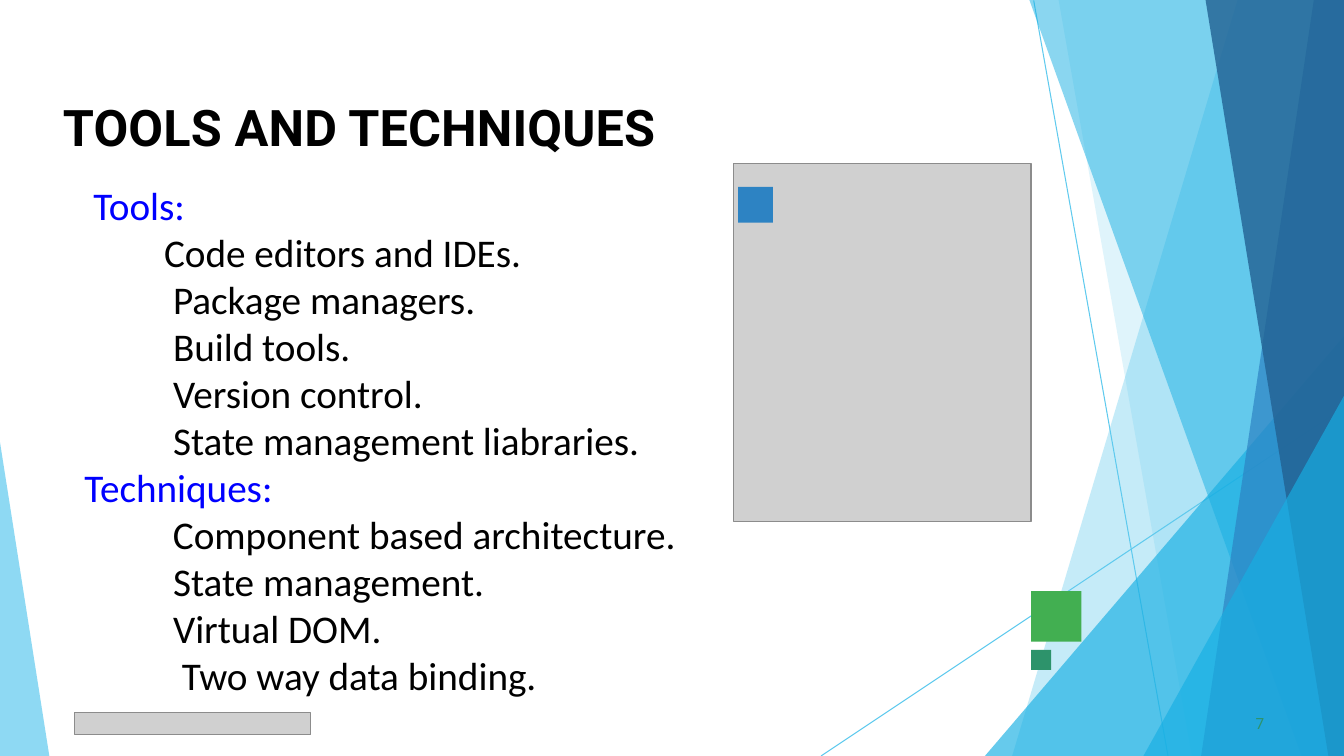
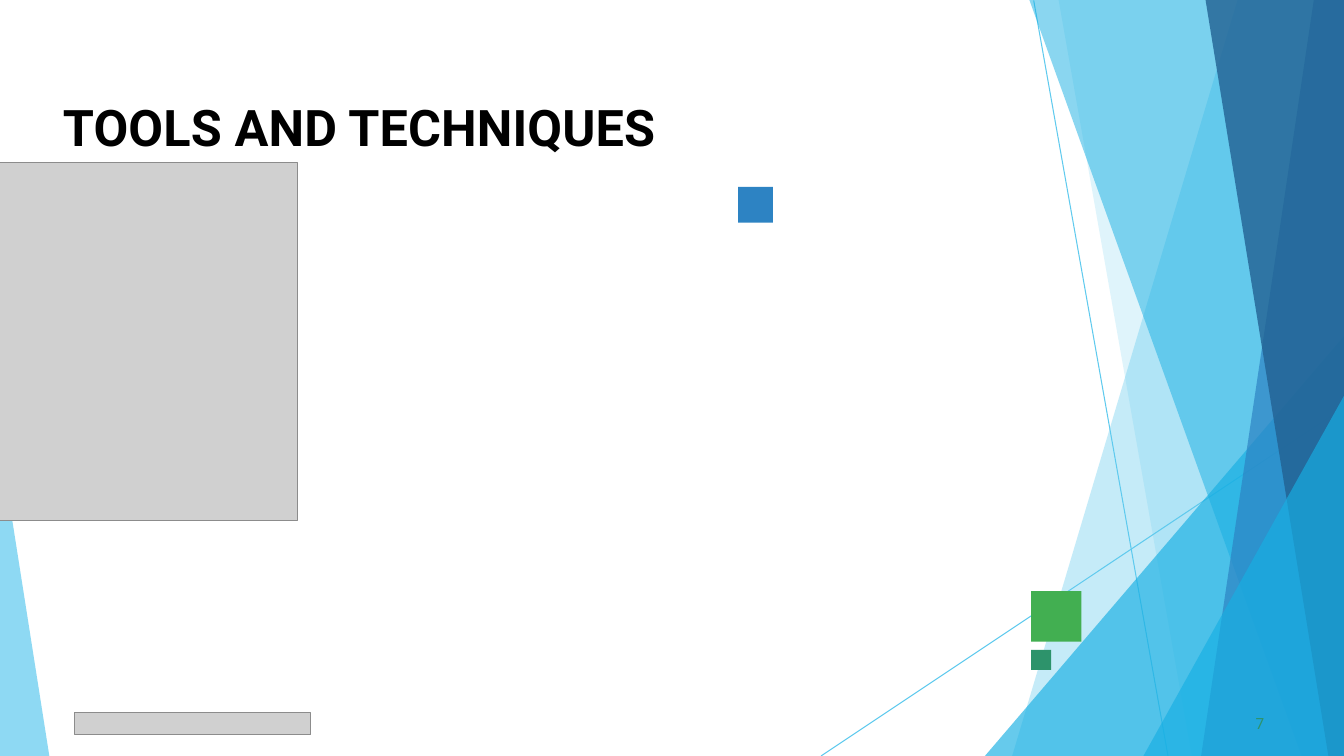
Before and after one commit to prabhakaran8518-ops/Priya-.p, a slide deck: slide 7 of PPT FWD TNSDC 2025 (1).pptx. Drawn at 1344x756 pixels with LibreOffice and Linux fonts; fonts in the diff are those of the drawing; grey boxes stand for pictures. Boxes give left, top, right and bottom in pixels: in the first picture for what was removed or moved away, otherwise in the second. Text is boxed around its words. In the diff, an @@ line names an element or a change of style, - is before the commit and + after.

```diff
--- a/PPT FWD TNSDC 2025 (1).pptx
+++ b/PPT FWD TNSDC 2025 (1).pptx
@@ picture: place and size @@
-picture at <box>734,163,1031,521</box>
+picture at <box>0,162,297,520</box>
@@ text removed at <box>84,192,676,697</box> @@
-Tools:
-Code editors and IDEs.
-Package managers.
-Build tools.
-Version control.
-State management liabraries.
-Techniques:
-Component based architecture.
-State management.
-Virtual DOM.
-Two way data binding.
```
Also in this commit, not shown: 9 other slides changed.
